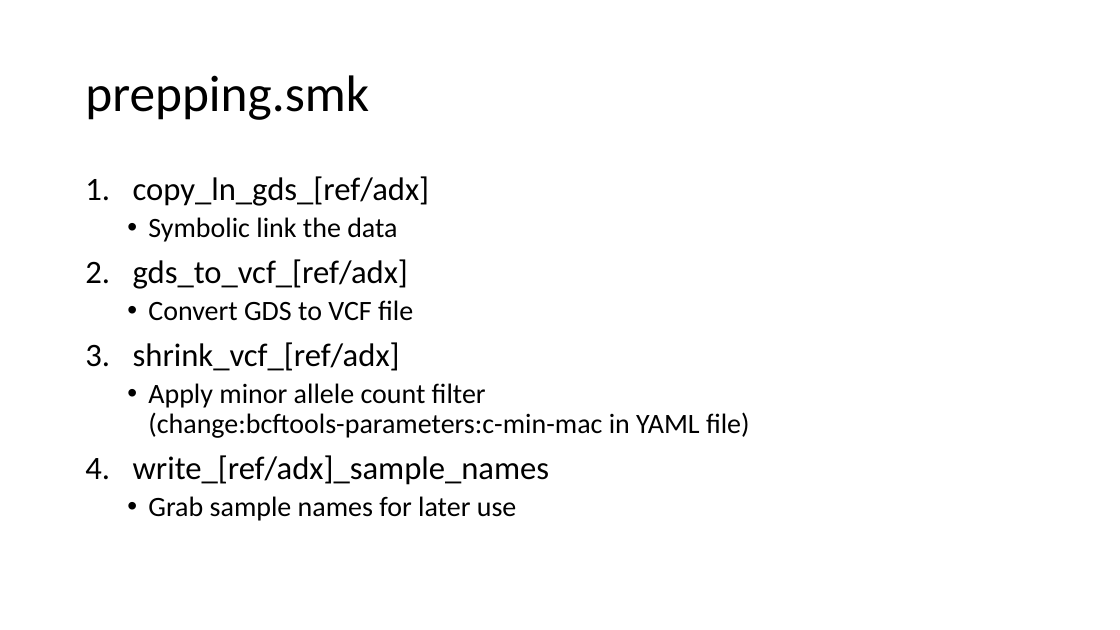
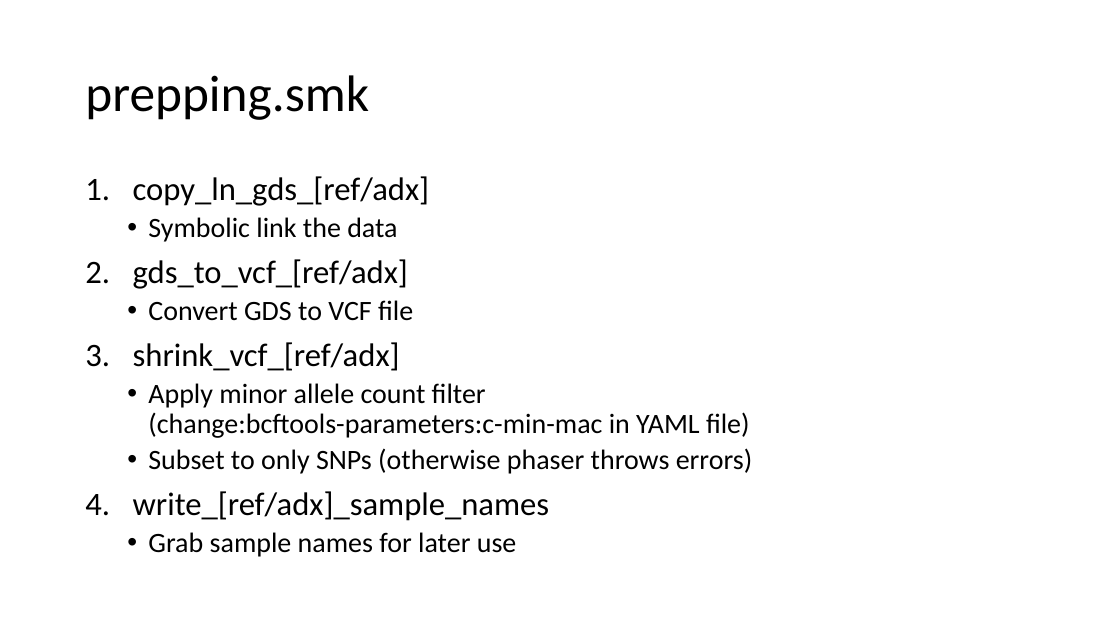
Before and after one commit to sdtemple/flare-hapibd-beagle-pipelie, a slide deck: slide 5 of flare-pipeline.pptx. Drawn at 1120x630 pixels with LibreOffice and Linux fonts; fonts in the diff are those of the drawing. Boxes give left, top, right and bottom in pixels: in the first picture for what was removed or moved away, otherwise in the second. Text is boxed around its words. In the diff, an @@ line names an element or a change of style, - is before the commit and + after.

Commit message:
snps only

```diff
--- a/flare-pipeline.pptx
+++ b/flare-pipeline.pptx
@@ text at <box>148,448,752,474</box>: paragraph added @@
+  • Subset to only SNPs (otherwise phaser throws errors)
```
Also in this commit, not shown: 1 other slide changed, 1 other file.
